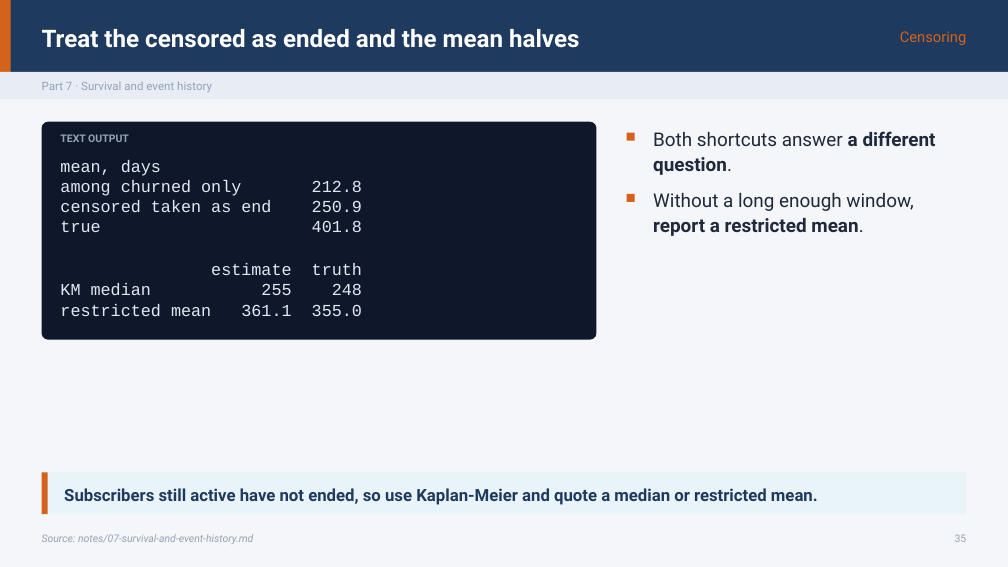
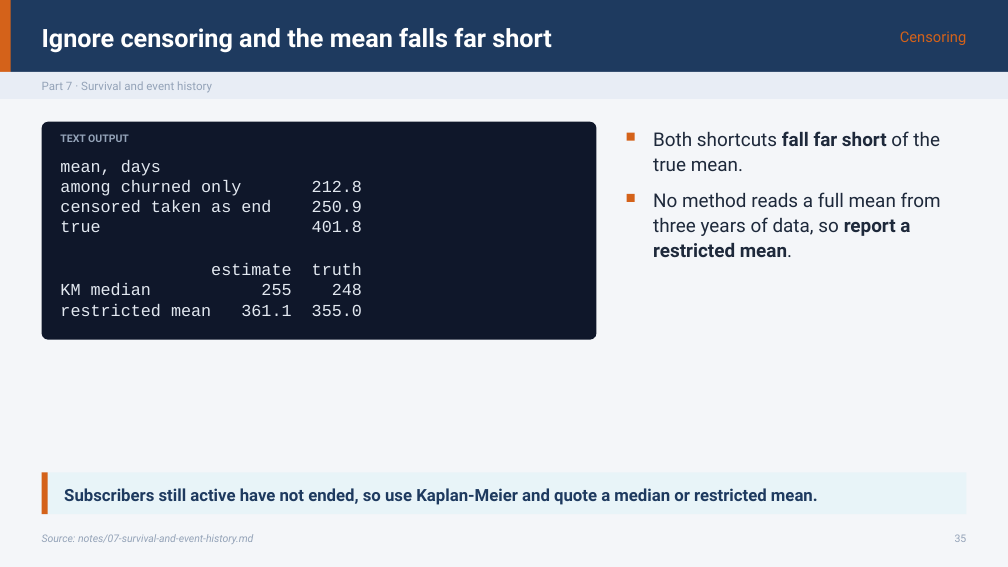
Before and after one commit to ramseywise/learn-ai-engineering, a slide deck: slide 35 of data-analytics/06-applied-analyses/slides/applied-analyses.pptx. Drawn at 1008x567 pixels with LibreOffice and Linux fonts; fonts in the diff are those of the drawing. Boxes give left, top, right and bottom in pixels: in the first picture for what was removed or moved away, otherwise in the second. Text is boxed around its words. In the diff, an @@ line names an element or a change of style, - is before the commit and + after.

```diff
--- a/data-analytics/06-applied-analyses/slides/applied-analyses.pptx
+++ b/data-analytics/06-applied-analyses/slides/applied-analyses.pptx
@@ text at <box>42,28,552,53</box>: text changed; size 23 to 24 pt @@
-Treat the censored as ended and the mean halves
+Ignore censoring and the mean falls far short
@@ text at <box>653,131,940,171</box>: text changed @@
-Both shortcuts answer a different question.
+Both shortcuts fall far short of the true mean.
@@ text at <box>653,192,941,257</box>: text changed @@
-Without a long enough window, report a restricted mean.
+No method reads a full mean from three years of data, so report a restricted mean.
```
Also in this commit, not shown: 19 other slides changed, 49 other files.
